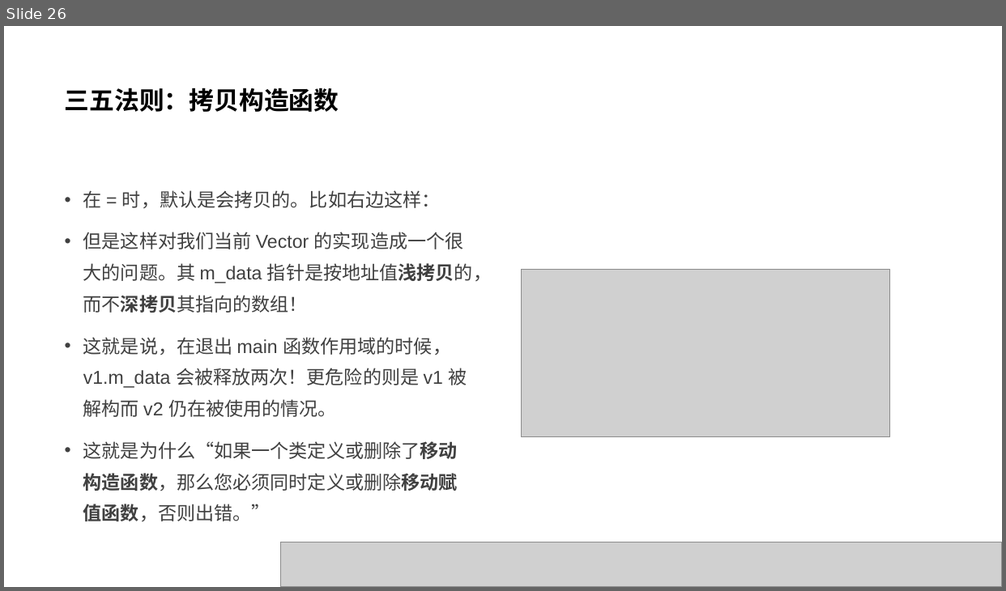
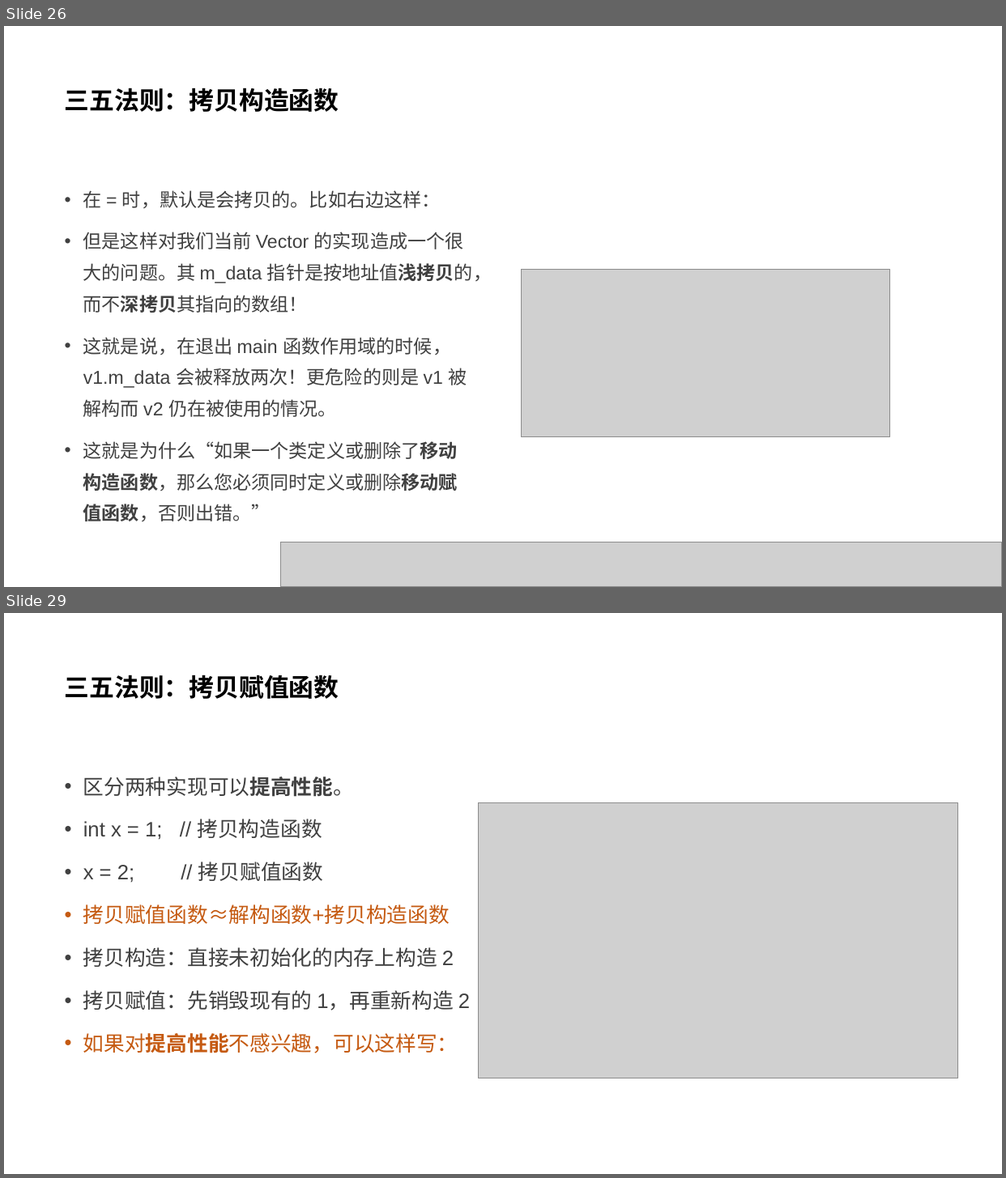
Before and after one commit to parallel101/course, a slide deck: 02/slides.pptx. Shown one above the other, each under a label of ours: slide 26 before the commit, slides 26 and 29 after it; the slides between them are not shown. The pictures are 1006x591 and 1006x1178 pixels, drawn with LibreOffice and Linux fonts; fonts in the diff are those of the drawing; grey boxes stand for pictures. Boxes give left, top, right and bottom in pixels: in the first picture for what was removed or moved away, otherwise in the second. Text is boxed around its words. In the diff, an @@ line names an element or a change of style, - is before the commit and + after.

```diff
--- a/02/slides.pptx
+++ b/02/slides.pptx
@@ slide 29 added at [4,613,1002,1174], background #FFFFFF @@
@@ title added at [65,675,339,699], 24 pt, text #000000, bold @@
+三五法则：拷贝赋值函数
@@ text added at [83,777,470,1054], 20 pt, text #404040 @@
+• 区分两种实现可以提高性能。
+• int x = 1; // 拷贝构造函数
+• x = 2; // 拷贝赋值函数
+• 拷贝赋值函数≈解构函数+拷贝构造函数
+• 拷贝构造：直接未初始化的内存上构造 2
+• 拷贝赋值：先销毁现有的 1，再重新构造 2
+• 如果对提高性能不感兴趣，可以这样写：
@@ picture added at [479,803,957,1079] @@
```
Also in this commit, not shown: 3 slides changed, 1 other slide added, 9 other files.
